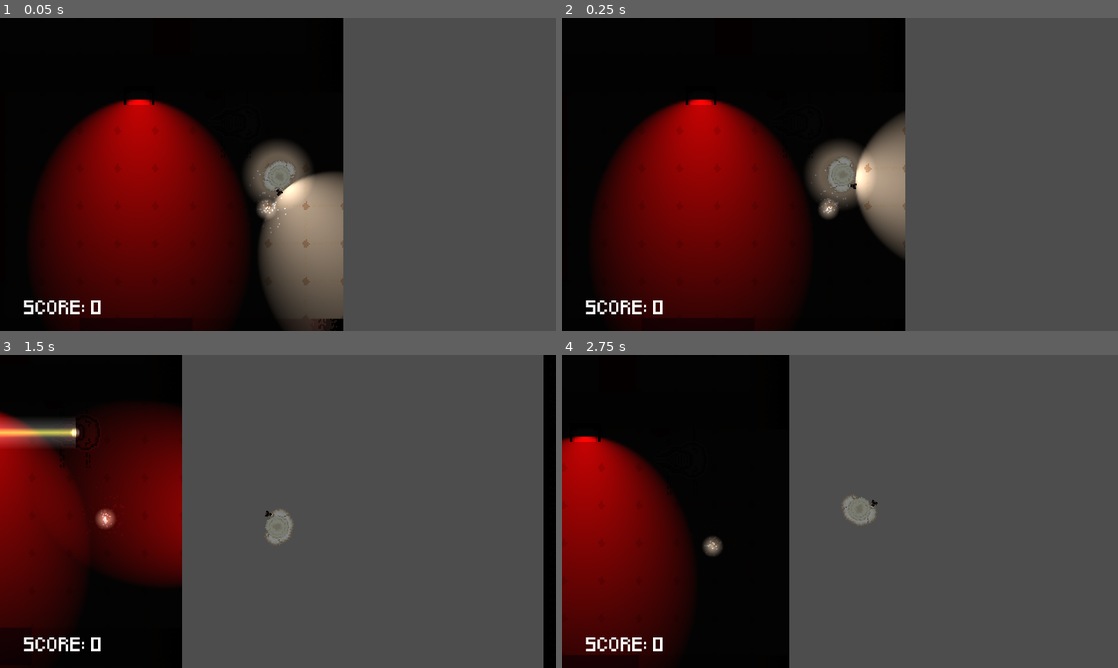
Above: before the commit, frames 1-4 (two rows, left to right).
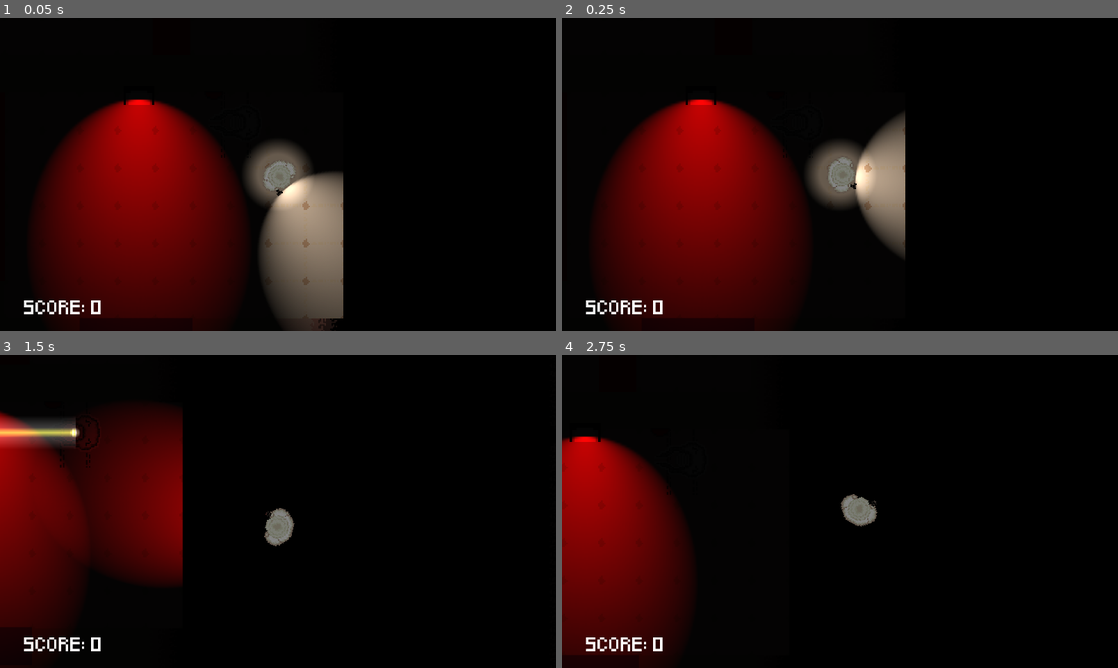
Above: after the commit, the same moments.

Repository: ToumaKamijou/Game-Making-A3
Game: Godot game, scene res://scenes/game_controller.tscn
The game is run twice, just before and just after one commit, with the same random seed, the same clock (stepped at 60 frames per second) and the same inputs. This scene is started directly instead of the project's main scene.
Inputs (mouse positions are in pixels of both pictures, inside the frame that each line leads up to):
- Up to frame 1 (0.05 s): no input
- Up to frame 2 (0.25 s): no input
- Up to frame 3 (1.5 s): tap Enter at 0.5 s; move the mouse to (400, 495) at 0.52 s; hold D (move_right) 0.53-1.28 s; hold Space (change_flash_color) 0.53-1.28 s; move the mouse to (166, 527) at 1.27 s; hold S (move_down) from 1.28 s (still down); tap F (interact) at 1.35 s
- Up to frame 4 (2.75 s): move the mouse to (895, 442) at 2.02 s; release S (move_down) at 2.03 s; hold D (move_right) from 2.03 s (still down); tap R at 2.1 s

The runs differ from the first frame. In frame 1, 38% of the frame differs, in the area x 22-100%, y 0-100%; in frame 2, 38%; in frame 3, 65%, in the area x 13-98%, y 0-100%; in frame 4, 59%.
Error before the commit: Invalid call. Nonexistent function 'get_parent' in base 'Nil'. (res://scenes/2D/death/Checkpoint.gd:14)

Commit message:
Fix
* Fixed checkpoint system
* Added black background

Diff:
--- a/a-3-game/scenes/2D/levels/static_lights_level.tscn
+++ b/a-3-game/scenes/2D/levels/static_lights_level.tscn
@@ -1,16 +1,14 @@
-[gd_scene load_steps=22 format=4 uid="uid://bi0pdsb6pnncu"]
+[gd_scene load_steps=20 format=4 uid="uid://3sqr1jld0bm4"]
 
 [ext_resource type="Texture2D" uid="uid://hh5xt8teuyrd" path="res://assets/2D/sprites/tilemaps/tiles_a3.png" id="2_tcl4n"]
 [ext_resource type="Texture2D" uid="uid://clv4eps6nhr45" path="res://assets/2D/sprites/tilemaps/Spikes.png" id="3_ra5g8"]
 [ext_resource type="PackedScene" uid="uid://dvarbtspidjhf" path="res://scenes/2D/gameplay/static_light.tscn" id="4_tcl4n"]
 [ext_resource type="PackedScene" uid="uid://bshtrwutu635t" path="res://scenes/2D/gameplay/laser_block.tscn" id="5_orfcb"]
-[ext_resource type="Script" uid="uid://kbay1d6mjx8i" path="res://scenes/2D/levels/checkpoint_manager.gd" id="6_qyar1"]
 [ext_resource type="PackedScene" uid="uid://dbp1386a3bu16" path="res://scenes/2D/levels/skid_lines.tscn" id="7_kqmhw"]
 [ext_resource type="PackedScene" uid="uid://d3wlvkrkhjw2b" path="res://scenes/2D/items/coin.tscn" id="8_kqmhw"]
 [ext_resource type="PackedScene" uid="uid://d0jhjdqfm8j12" path="res://scenes/2D/gameplay/flashable_wall.tscn" id="8_ra5g8"]
 [ext_resource type="PackedScene" uid="uid://dlt1kbk32vxm2" path="res://scenes/2D/platforms/moving_platform.tscn" id="9_2171q"]
 [ext_resource type="PackedScene" uid="uid://b7tbu28c0oin8" path="res://scenes/2D/gameplay/mirror.tscn" id="9_e4t6w"]
-[ext_resource type="PackedScene" uid="uid://bfxd2d47uaq1q" path="res://scenes/2D/death/Checkpoint.tscn" id="11_wwl4g"]
 
 [sub_resource type="TileSetAtlasSource" id="TileSetAtlasSource_tcl4n"]
 texture = ExtResource("2_tcl4n")
@@ -849,13 +847,13 @@
 rotate_90_degrees = true
 
 [node name="SkidLines4" parent="SkidLinesContainer" node_paths=PackedStringArray("parent") instance=ExtResource("7_kqmhw")]
-position = Vector2(855, -157)
+position = Vector2(855, -234)
 rotation = 1.5707964
 parent = NodePath("../../MirrorsContainer/Mirror9")
 rotate_90_degrees = true
 
 [node name="SkidLines5" parent="SkidLinesContainer" node_paths=PackedStringArray("parent") instance=ExtResource("7_kqmhw")]
-position = Vector2(738.99994, -481.00006)
+position = Vector2(237, -493.00003)
 rotation = 1.5707964
 parent = NodePath("../../MirrorsContainer/Mirror13")
 rotate_90_degrees = true
@@ -889,18 +887,3 @@
 position = Vector2(160, -207)
 curve = SubResource("Curve2D_wwl4g")
 distance_to_end = Vector2(-380, 0)
-
-[node name="CheckpointManager" type="Node2D" parent="."]
-script = ExtResource("6_qyar1")
-
-[node name="Checkpoint" parent="CheckpointManager" instance=ExtResource("11_wwl4g")]
-position = Vector2(257, -207)
-
-[node name="Checkpoint2" parent="CheckpointManager" instance=ExtResource("11_wwl4g")]
-position = Vector2(1038, 317)
-
-[node name="Checkpoint3" parent="CheckpointManager" instance=ExtResource("11_wwl4g")]
-position = Vector2(-1116, 293)
-
-[node name="Checkpoint4" parent="CheckpointManager" instance=ExtResource("11_wwl4g")]
-position = Vector2(453, 813)
--- a/a-3-game/scenes/game_controller.tscn
+++ b/a-3-game/scenes/game_controller.tscn
@@ -1,15 +1,18 @@
-[gd_scene load_steps=9 format=3 uid="uid://bxqi3mxskv8vn"]
+[gd_scene load_steps=11 format=3 uid="uid://beicvrs5be67n"]
 
+[ext_resource type="Script" path="res://scripts/UI/game_controller.gd" id="1_d6ul8"]
 [ext_resource type="PackedScene" uid="uid://cxwyepp3mbvej" path="res://scenes/2D/player/player.tscn" id="1_ts4rt"]
-[ext_resource type="PackedScene" uid="uid://ofk4xtdx50fc" path="res://scenes/2D/levels/tutorial_area.tscn" id="1_vc4nx"]
+[ext_resource type="PackedScene" path="res://scenes/2D/levels/tutorial_area.tscn" id="1_vc4nx"]
 [ext_resource type="AudioStream" uid="uid://dwaybla8sbbyb" path="res://assets/music/A3 bg music 1.mp3" id="1_vq0e2"]
 [ext_resource type="Script" uid="uid://c8pjnmrby13h4" path="res://scripts/2D/environment/fog.gd" id="2_rc0pn"]
-[ext_resource type="PackedScene" uid="uid://bi0pdsb6pnncu" path="res://scenes/2D/levels/static_lights_level.tscn" id="4_burlk"]
+[ext_resource type="PackedScene" path="res://scenes/2D/levels/static_lights_level.tscn" id="4_burlk"]
 [ext_resource type="FontFile" uid="uid://du8u17lf4xy1n" path="res://assets/fonts/Pixeled.ttf" id="6_e85df"]
 [ext_resource type="Script" uid="uid://kbay1d6mjx8i" path="res://scenes/2D/levels/checkpoint_manager.gd" id="7_burlk"]
-[ext_resource type="PackedScene" uid="uid://3i8w6mru3gy1" path="res://scenes/2D/levels/glass_level.tscn" id="8_h0hye"]
+[ext_resource type="PackedScene" uid="uid://bfxd2d47uaq1q" path="res://scenes/2D/death/Checkpoint.tscn" id="7_d6ul8"]
+[ext_resource type="PackedScene" path="res://scenes/2D/levels/glass_level.tscn" id="8_h0hye"]
 
 [node name="GameController" type="Node2D"]
+script = ExtResource("1_d6ul8")
 
 [node name="ViewportMover" type="Node2D" parent="."]
 
@@ -31,6 +34,18 @@
 
 [node name="CheckpointManager" type="Node2D" parent="ViewportMover"]
 script = ExtResource("7_burlk")
+
+[node name="Checkpoint" parent="ViewportMover/CheckpointManager" instance=ExtResource("7_d6ul8")]
+position = Vector2(257, -207)
+
+[node name="Checkpoint2" parent="ViewportMover/CheckpointManager" instance=ExtResource("7_d6ul8")]
+position = Vector2(1038, 317)
+
+[node name="Checkpoint3" parent="ViewportMover/CheckpointManager" instance=ExtResource("7_d6ul8")]
+position = Vector2(-1116, 293)
+
+[node name="Checkpoint4" parent="ViewportMover/CheckpointManager" instance=ExtResource("7_d6ul8")]
+position = Vector2(453, 813)
 
 [node name="SubViewportContainer" type="SubViewportContainer" parent="."]
 offset_right = 40.0
--- a/a-3-game/scripts/2D/player/player.gd
+++ b/a-3-game/scripts/2D/player/player.gd
@@ -15,7 +15,7 @@
 var _collided_areas: Array[Area2D] = []
 var _collided_zones: Array[Area2D] = []
 
-@onready var _checkpoint_manager: Node2D = get_parent().get_parent().get_node("CheckpointManager")
+@onready var _checkpoint_manager: Node2D = $"../CheckpointManager"
 @onready var _area_check: ShapeCast2D = $AreaCheck
 var safe := false
 
